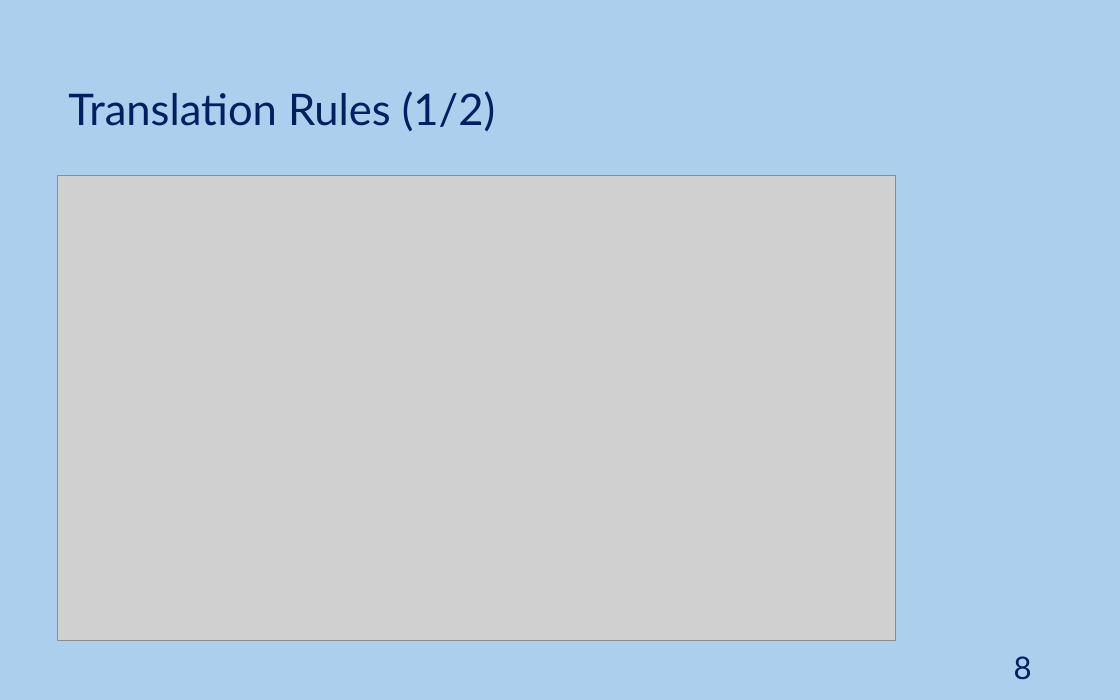
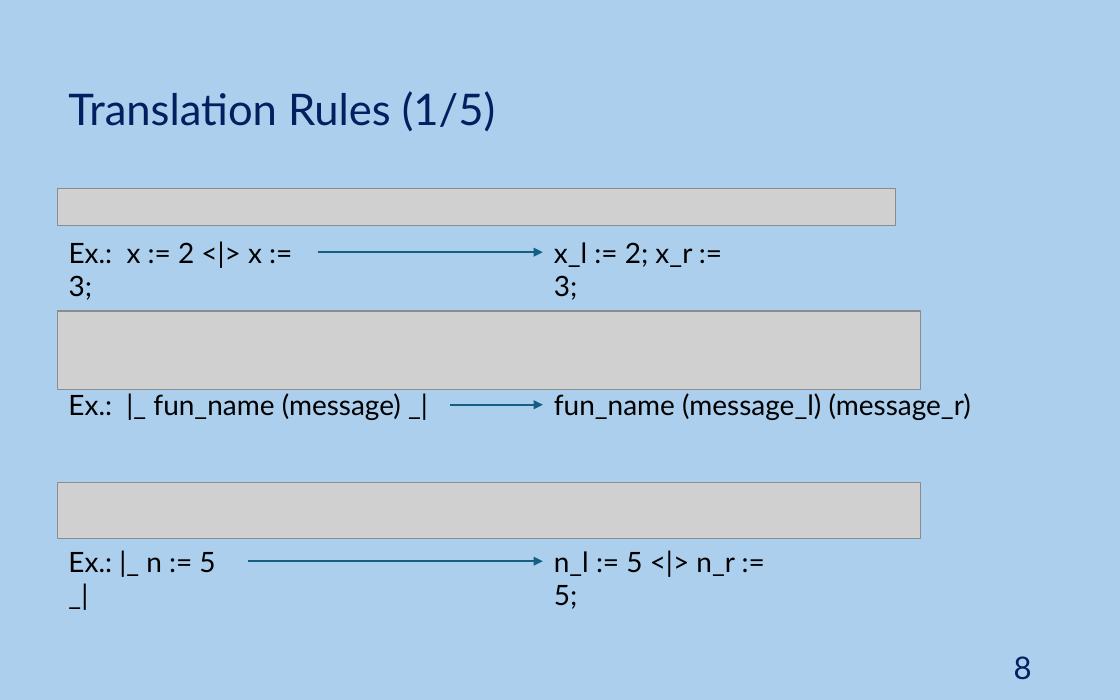
Before and after one commit to JoaoNini75/MasterThesis, a slide deck: slide 8 of tese/presentation/Ap Tese.pptx. Drawn at 1120x700 pixels with LibreOffice and Linux fonts; fonts in the diff are those of the drawing; grey boxes stand for pictures. Boxes give left, top, right and bottom in pixels: in the first picture for what was removed or moved away, otherwise in the second. Text is boxed around its words. In the diff, an @@ line names an element or a change of style, - is before the commit and + after.

Commit message:
Added examples to translation rules' list

```diff
--- a/tese/presentation/Ap Tese.pptx
+++ b/tese/presentation/Ap Tese.pptx
@@ text at box(68, 91, 495, 131): text changed @@
-Translation Rules (1/2)
+Translation Rules (1/5)
@@ picture: place and size @@
-picture at box(57, 176, 896, 641)
+picture at box(57, 188, 896, 225)
@@ text added at box(69, 242, 262, 300), 18 pt, text #000000 @@
+Ex.: x := 2 <|> x := 3;
@@ arrow added from (318, 252) to (543, 252), #156082 1.5 pt @@
@@ text added at box(554, 242, 692, 300), 18 pt, text #000000 @@
+x_l := 2; x_r := 3;
@@ picture added at box(57, 311, 921, 390) @@
@@ text added at box(68, 393, 401, 420), 18 pt, text #000000 @@
+Ex.: |_ fun_name (message) _|
@@ arrow added from (449, 404) to (543, 404), #156082 1.5 pt @@
@@ text added at box(554, 393, 971, 420), 18 pt, text #000000 @@
+fun_name (message_l) (message_r)
@@ picture added at box(57, 482, 921, 538) @@
@@ text added at box(68, 552, 215, 573), 18 pt, text #000000 @@
+Ex.: |_ n := 5 _|
@@ arrow added from (248, 561) to (543, 561), #156082 1.5 pt @@
@@ text added at box(554, 551, 735, 609), 18 pt, text #000000 @@
+n_l := 5 <|> n_r := 5;
```
Also in this commit, not shown: 16 other slides changed, 5 slides added, 24 slides removed.
